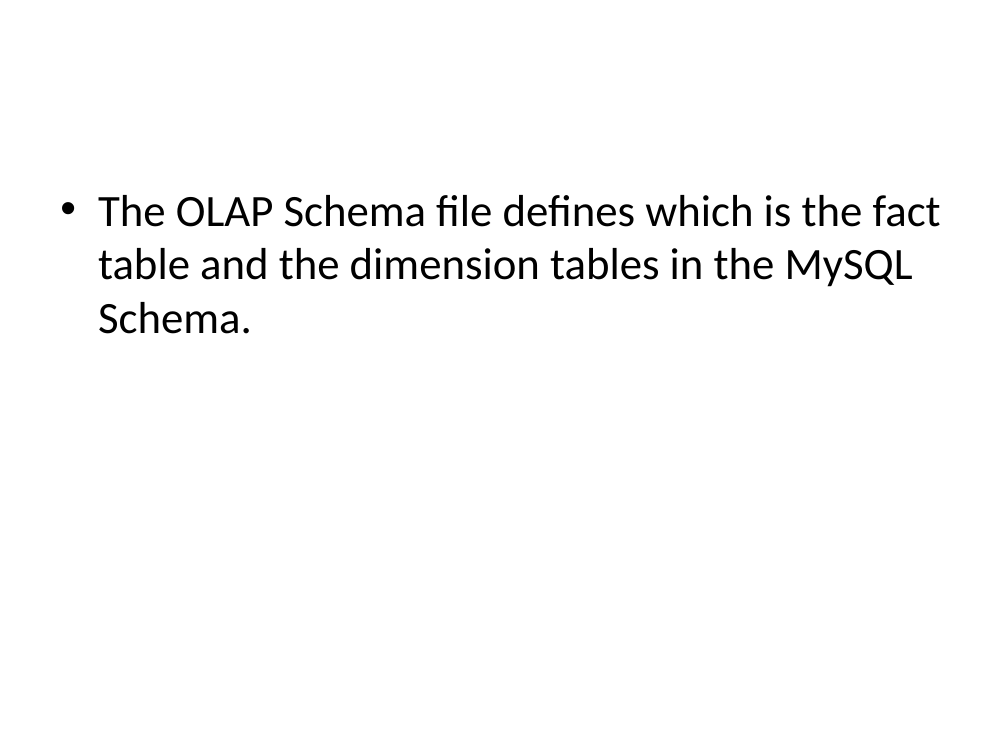
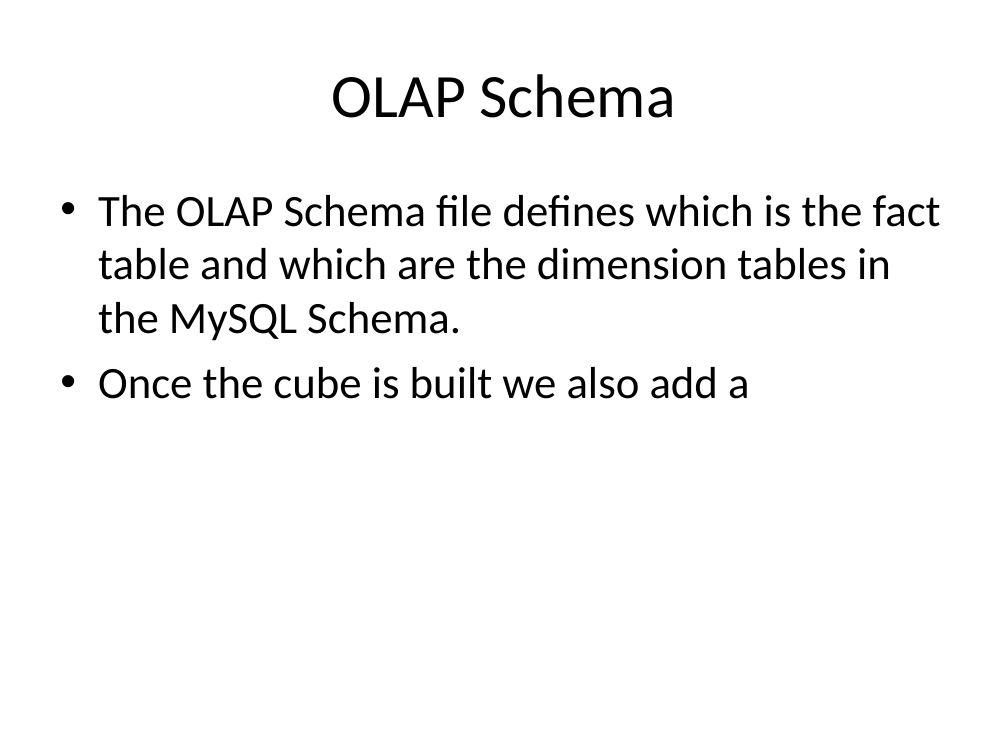
Before and after one commit to edvelezg/unb-dw, a slide deck: slide 12 of project/Presentation/Datawarehousing.ppt (slide 11 before the commit). Drawn at 1008x756 pixels with LibreOffice and Linux fonts; fonts in the diff are those of the drawing. Boxes give left, top, right and bottom in pixels: in the first picture for what was removed or moved away, otherwise in the second. Text is boxed around its words. In the diff, an @@ line names an element or a change of style, - is before the commit and + after.

```diff
--- a/project/Presentation/Datawarehousing.ppt
+++ b/project/Presentation/Datawarehousing.ppt
@@ title added at <box>332,74,676,118</box>, 44 pt, text #000000 @@
+OLAP Schema
@@ text at <box>98,195,941,399</box>: text changed @@
-• The OLAP Schema file defines which is the fact table and the dimension tables in the MySQL Schema.
+• The OLAP Schema file defines which is the fact table and which are the dimension tables in the MySQL Schema.
+• Once the cube is built we also add a
```
Also in this commit, not shown: 5 other slides changed, 3 slides added, 1 slide removed.
